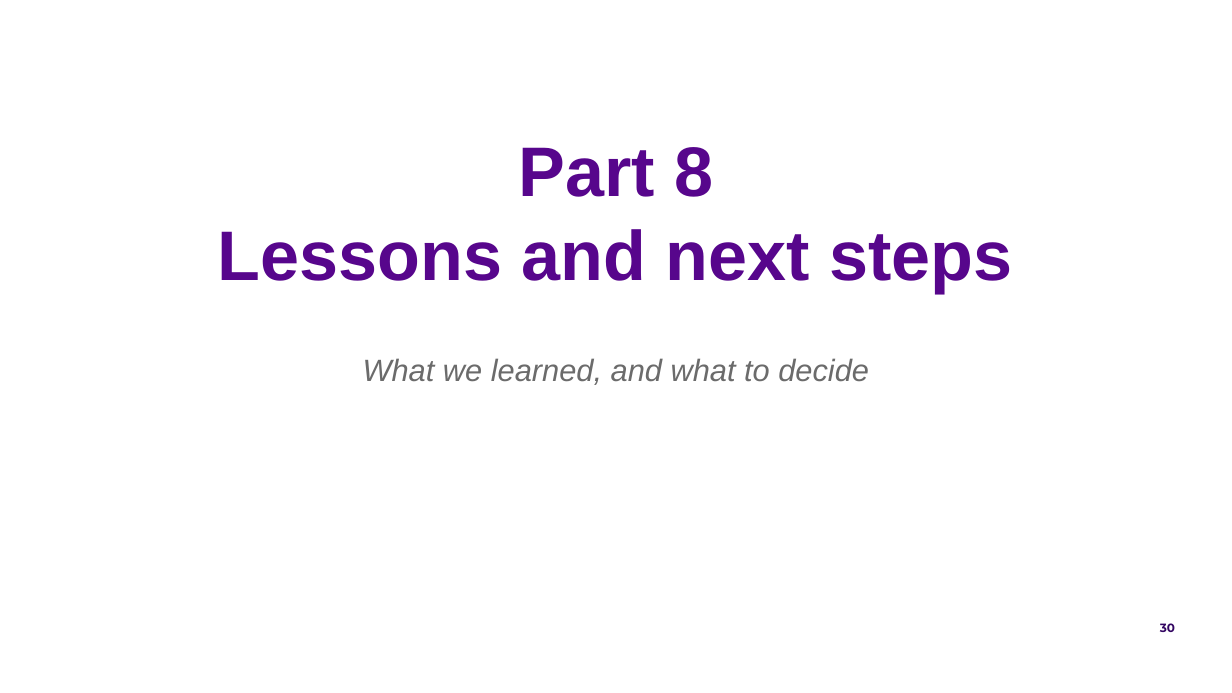
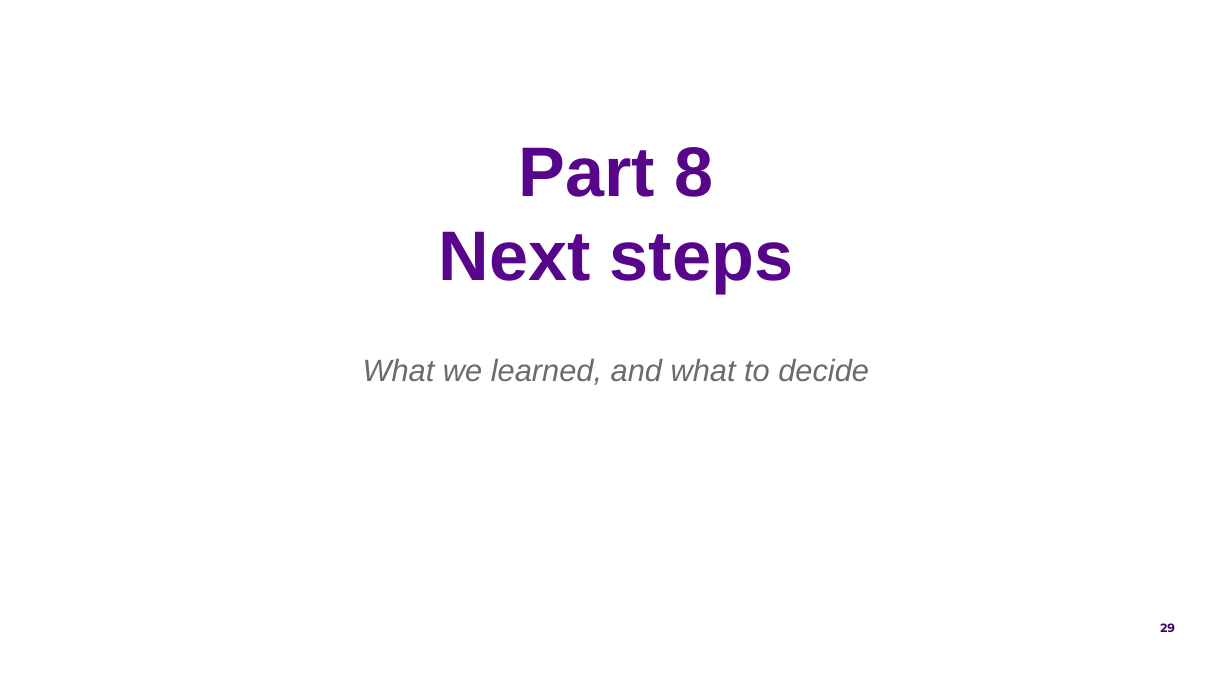
Before and after one commit to FruitPnchSamuraiG/solar-dem-inversion, a slide deck: slide 29 of slides/DEM_deck_v2.pptx (slide 30 before the commit). Drawn at 1232x693 pixels with LibreOffice and Linux fonts; fonts in the diff are those of the drawing; background and template pictures are left out. Boxes give left, top, right and bottom in pixels: in the first picture for what was removed or moved away, otherwise in the second. Text is boxed around its words. In the diff, an @@ line names an element or a change of style, - is before the commit and + after.

Commit message:
slides: merge Google Slides edits (DEM MAE column, multi-peak slide dropped, heavy-tail bullet, Part 8 renamed)
Flare cores in the heavy-tail bullet are 1 in 10,000 (69,283 of 705M), not
1 in 70k. ElasticNet now wins all six columns of the results table.

```diff
--- a/slides/DEM_deck_v2.pptx
+++ b/slides/DEM_deck_v2.pptx
@@ title at <box>438,147,793,293</box>: text changed @@
-Part 8
-Lessons and next steps
+Part 8
+Next steps
@@ page number at <box>1160,623,1175,632</box>: text changed @@
-30
+29
```
Also in this commit, not shown: 4 other slides changed, 1 slide removed, 2 other files.
